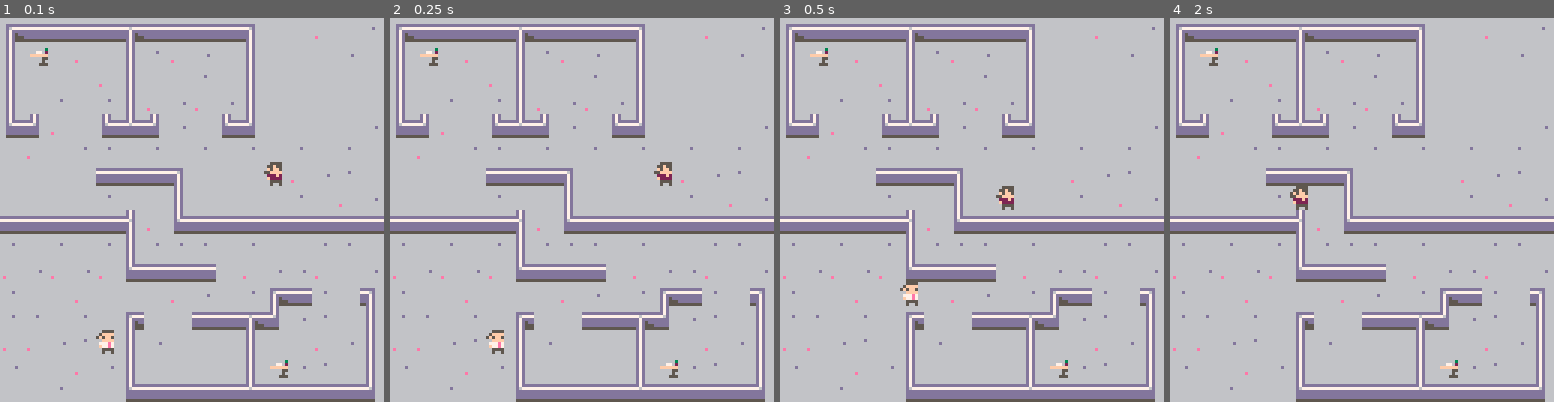
Above: before the commit, frames 1-4 (left to right).
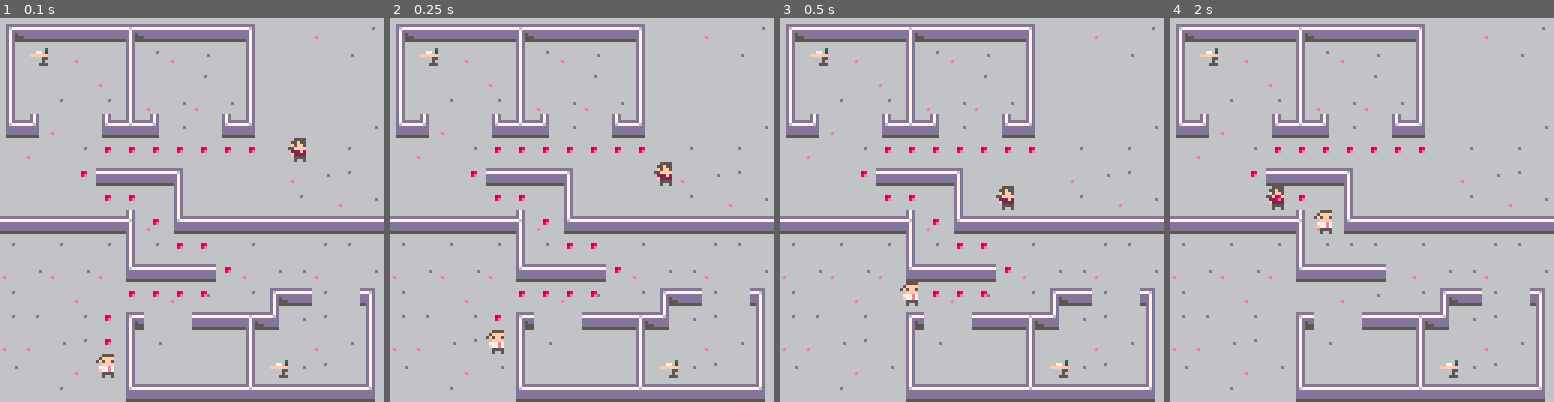
Above: after the commit, the same moments.

Repository: BordenJardine/dwarf-office
Game: PICO-8 cartridge dorfoff.p8
Two runs of this game, one before a commit and one after it. Both use one fixed random seed, a clock stepped at 60 frames per second and the inputs below.
Inputs:
- Up to frame 1 (0.1 s): no input
- Up to frame 2 (0.25 s): no input
- Up to frame 3 (0.5 s): no input
- Up to frame 4 (2 s): no input

The runs differ from the first frame. In frame 1, 1.3% of the frame differs, in the area x 21-80%, y 31-94%; in frame 2, 0.5%; in frame 3, 0.4%; in frame 4, 0.9%.

Commit message:
socialize task

Diff:
--- a/dorfoff.p8
+++ b/dorfoff.p8
@@ -59,7 +59,7 @@
 	for a in all(actors) do
 		a:draw()
 	end
-	-- draw_path(actors[1].path)
+	draw_path(actors[1].path)
 end
 
 -->8
@@ -233,7 +233,7 @@
 	while (#frontier > 0 and #frontier < 1000) do
 		tries -= 1
 		if tries == 0 then
-			return {}
+			return {} -- give up
 		end
 		local current = popend(frontier)[1]
 
@@ -371,6 +371,7 @@
 	tie = ties[1],
 	task = 'idle',
 	path = {},
+	todo = {},
 	desk = nil,
 	path_index = 0,
 	flip_facing = false,
@@ -440,8 +441,12 @@
 	self.task = 'socializing'
 end
 
+function worker:wait()
+	self.task = 'waiting'
+end
+
 function worker:move_to(tile, prox)
-	prox = prox or false
+	prox = prox or 2
 	self.task = 'walking'
 	self.path = path(self.tile, tile, prox)
 	self.path_index = #self.path
@@ -468,6 +473,20 @@
 		self.flip_facing = false
 	end
 end
+
+function worker:uncrowd()
+	local current_node = graph[self.tile]
+	if #current_node.occupants < 1 then
+		return
+	end
+	for n in all(current_node.neighbors) do
+		if #graph[n].occupants < 1 then
+			self:move_to(n, 1)
+			return
+		end
+	end
+end
+
 -->8
 -- furniture
 desk_sprite = 128
@@ -493,24 +512,8 @@
 
 unassigned_tasks = {}
 active_tasks = {}
-todo = {}
 
 default_ticks = 30 * 60 -- 30 seconds
-
-unclaimed_state = 1
-init_state = 2
-traveling_state = 3
-running_state = 4
-complete_state = 5
-aborted_state = 6
-states = {
-	'unclaimed',
-	'init',
-	'traveling',
-	'running',
-	'complete',
-	'aborted',
-}
 
 -- socialize
 
@@ -518,9 +521,17 @@
 	return task.new({
 		name = 'socializing',
 		workers = {a1, a2},
-		state = init_state,
 		init = socialize_init,
-		traveling = socialize_traveling
+		traveling = socialize_traveling,
+		arriving = socialize_arriving,
+		states = {
+			'init',
+			'traveling',
+			'arriving',
+			'running',
+			'complete',
+			'aborted'
+		}
 	})
 end
 
@@ -529,25 +540,26 @@
 	local w2 = self.workers[2]
 	w1:move_to(w2.tile)
 	w2:move_to(w1.tile)
-	self.state += 1
-end
-
-closest = 1000
+	self:advance()
+end
+
 function socialize_traveling(self)
 	local w1 = self.workers[1]
 	local w2 = self.workers[2]
-	d = distance(w1.tile, w2.tile)
-	if (d < closest) then
-		closest = d
-		printh(d)
-	end
-	if close_enough(w1.tile, w2.tile, 3) then
+	if distance(w1.tile, w2.tile) < 3 then
+		w1:move_to(w2.tile, 1)
+		w2:wait()
+		self:advance()
+	end
+end
+
+function socialize_arriving(self)
+	local w1 = self.workers[1]
+	local w2 = self.workers[2]
+	if distance(w1.tile, w2.tile) < 2 then
 		w1:socialize()
 		w2:socialize()
-		self.state += 1
-	end
-	if self.ticks == 0 then
-		self.state = aborted_state
+		self:advance()
 	end
 end
 
@@ -563,7 +575,15 @@
 task = {
 	name = 'working',
 	ticks = default_ticks, -- 30 secs
-	state = unclaimed,
+	state = 1,
+	states = {
+		'unclaimed',
+		'init',
+		'traveling',
+		'running',
+		'complete',
+		'aborted',
+	}
 }
 
 function task:traveling()
@@ -580,10 +600,19 @@
 end
 
 function task:update()
-	local state = states[self.state]
+	local state = self.states[self.state]
 	if state == 'unclaimed' then return end
 	self.ticks -= 1
+	if self.ticks < 1 then
+		self.state = #self.states --abort
+		return
+	end
 	self[state](self)
+end
+
+function task:advance()
+	self.state += 1
+	self.ticks = default_ticks
 end
 -->8
 -- tests
